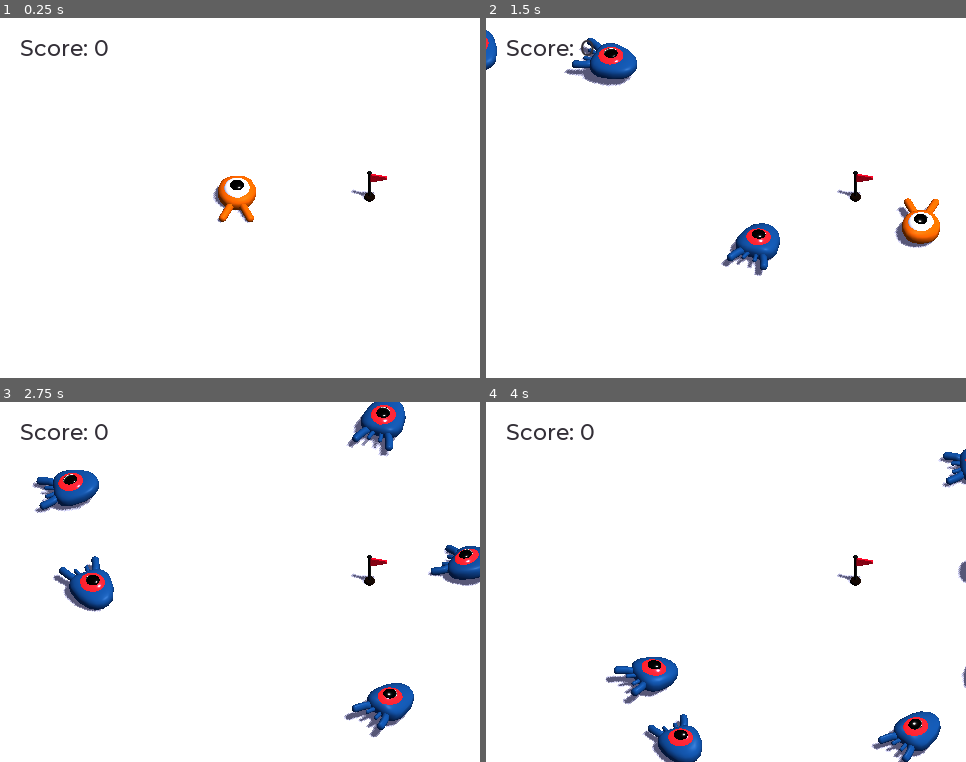
Above: before the commit, frames 1-4 (two rows, left to right).
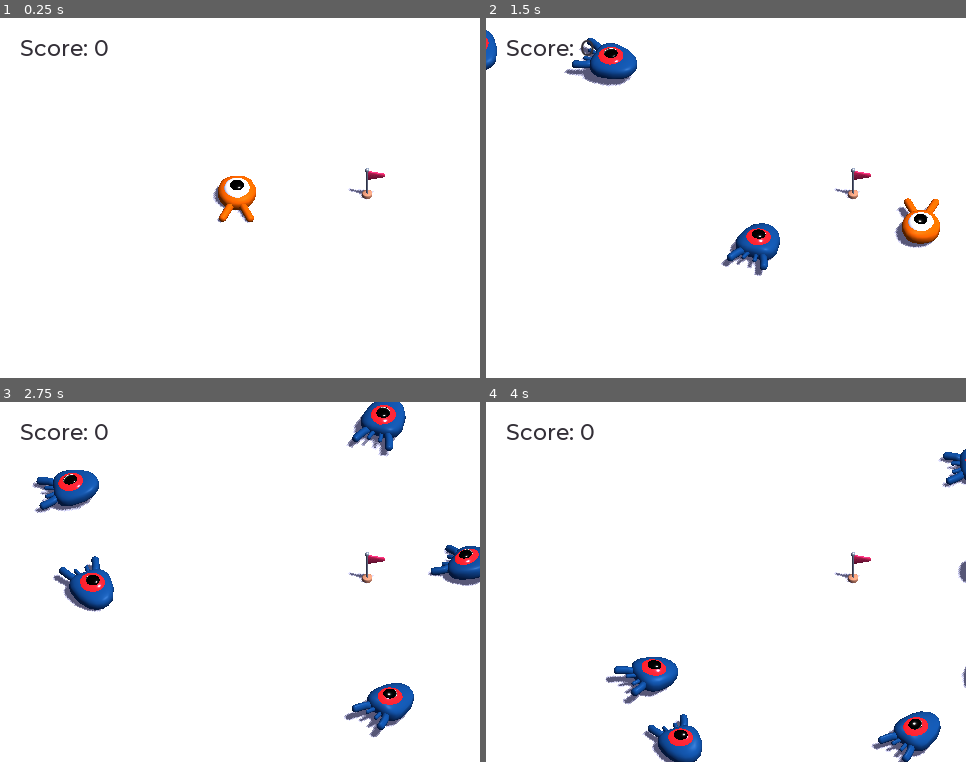
Above: after the commit, the same moments.

Repository: EmmaESD/game-godot
Game: Godot game, scene res://Main.tscn
Same seed, same stepped clock (60 frames per second), same inputs: the game is played once before the commit and once after it.
Inputs:
- Up to frame 1 (0.25 s): no input
- Up to frame 2 (1.5 s): tap Enter (ui_accept) at 0.5 s; hold Right (move_right) 0.53-1.28 s; tap Space (jump) at 0.77 s; hold Down (move_back) from 1.28 s (still down)
- Up to frame 3 (2.75 s): tap Space (jump) at 1.52 s; release Down (move_back) at 2.03 s; hold Right (move_right) from 2.03 s (still down)
- Up to frame 4 (4 s): release Right (move_right) at 2.78 s; hold Up (move_forward) 2.78-3.53 s; tap Space (jump) at 3.02, 3.77 s; hold Left (move_left) from 3.53 s (still down)

The runs differ from the first frame. In frame 1, 0.2% of the frame differs, in the area x 72-81%, y 41-52%; in frame 2, 0.2%; in frame 3, 0.2%; in frame 4, 0.2%.
Error after the commit: Attempt to call function 'connect' in base 'null instance' on a null instance. (res://Player.gd:55)

Commit message:
new flag

Diff:
--- a/dodge_the_creeps_3d/Finish.gd
+++ /dev/null
@@ -1,16 +0,0 @@
-extends KinematicBody
-
-
-# Declare member variables here. Examples:
-# var a = 2
-# var b = "text"
-
-
-# Called when the node enters the scene tree for the first time.
-func _ready():
-	pass # Replace with function body.
-
-
-# Called every frame. 'delta' is the elapsed time since the previous frame.
-#func _process(delta):
-#	pass
--- a/dodge_the_creeps_3d/Finish.tscn
+++ b/dodge_the_creeps_3d/Finish.tscn
@@ -1,11 +1,13 @@
 [gd_scene load_steps=3 format=2]
 
-[ext_resource path="res://assets/KayKit Mini-Game Variety Pack 1.2 2/Models/fbx/flag_teamRed.fbx" type="PackedScene" id=1]
-[ext_resource path="res://Finish.gd" type="Script" id=2]
+[ext_resource path="res://assets/KayKit Mini-Game Variety Pack 1.2 2/Models/gltf/flag_teamRed.gltf.glb" type="PackedScene" id=1]
 
-[node name="Finish" type="KinematicBody"]
-script = ExtResource( 2 )
+[sub_resource type="BoxShape" id=1]
+extents = Vector3( 2.85953, 1.90461, 2.60613 )
 
-[node name="Flag" type="Spatial" parent="."]
+[node name="Finish" type="Area"]
 
-[node name="flag_teamRed" parent="Flag" instance=ExtResource( 1 )]
+[node name="CollisionShape" type="CollisionShape" parent="."]
+shape = SubResource( 1 )
+
+[node name="flag_teamRedgltf" parent="." instance=ExtResource( 1 )]
--- a/dodge_the_creeps_3d/Main.tscn
+++ b/dodge_the_creeps_3d/Main.tscn
@@ -98,9 +98,6 @@
 anchor_right = 1.0
 anchor_bottom = 1.0
 theme = ExtResource( 7 )
-__meta__ = {
-"_edit_use_anchors_": false
-}
 
 [node name="ScoreLabel" type="Label" parent="UserInterface"]
 margin_left = 20.0226
@@ -138,7 +135,8 @@
 environment = ExtResource( 4 )
 
 [node name="Finish" parent="." instance=ExtResource( 5 )]
-transform = Transform( 1, 0, 0, 0, 1, 0, 0, 0, 1, 7.02185, 0, 0 )
+transform = Transform( 1, 0, 0, 0, 1, 0, 0, 0, 1, 6.89595, 0.0793643, -0.120982 )
 
 [connection signal="hit" from="Player" to="." method="_on_Player_hit"]
+[connection signal="hit" from="Player" to="Finish" method="_on_Player_hit"]
 [connection signal="timeout" from="MobTimer" to="." method="_on_MobTimer_timeout"]
--- a/dodge_the_creeps_3d/Mob.tscn
+++ b/dodge_the_creeps_3d/Mob.tscn
@@ -34,9 +34,7 @@
 "values": [ Vector3( -5.0326, 0, 0 ), Vector3( 10, 0, 0 ), Vector3( -10, 0, 0 ) ]
 }
 
-[node name="Mob" type="KinematicBody" groups=[
-"mob",
-]]
+[node name="Mob" type="KinematicBody" groups=["mob"]]
 transform = Transform( 1, 0, 0, 0, 1, 0, 0, 0, 1, 0, 0.0114588, 0 )
 collision_layer = 2
 collision_mask = 2147483648
@@ -58,4 +56,5 @@
 [node name="AnimationPlayer" type="AnimationPlayer" parent="."]
 autoplay = "float"
 anims/float = SubResource( 2 )
+
 [connection signal="screen_exited" from="VisibilityNotifier" to="." method="_on_VisibilityNotifier_screen_exited"]
--- a/dodge_the_creeps_3d/Player.gd
+++ b/dodge_the_creeps_3d/Player.gd
@@ -1,7 +1,5 @@
 extends KinematicBody
-
 signal hit
-
 # How fast the player moves in meters per second.
 export var speed = 14
 # Vertical impulse applied to the character upon jumping in meters per second.
@@ -10,10 +8,7 @@
 export var bounce_impulse = 16
 # The downward acceleration when in the air, in meters per second per second.
 export var fall_acceleration = 75
-
 var velocity = Vector3.ZERO
-
-
 func _physics_process(delta):
 	var direction = Vector3.ZERO
 	if Input.is_action_pressed("move_right"):
@@ -24,7 +19,6 @@
 		direction.z += 1
 	if Input.is_action_pressed("move_forward"):
 		direction.z -= 1
-
 	if direction != Vector3.ZERO:
 		# In the lines below, we turn the character when moving and make the animation play faster.
 		direction = direction.normalized()
@@ -32,20 +26,16 @@
 		$AnimationPlayer.playback_speed = 4
 	else:
 		$AnimationPlayer.playback_speed = 1
-
 	velocity.x = direction.x * speed
 	velocity.z = direction.z * speed
-
 	# Jumping.
 	if is_on_floor() and Input.is_action_just_pressed("jump"):
 		velocity.y += jump_impulse
-
 	# We apply gravity every frame so the character always collides with the ground when moving.
 	# This is necessary for the is_on_floor() function to work as a body can always detect
 	# the floor, walls, etc. when a collision happens the same frame.
 	velocity.y -= fall_acceleration * delta
 	velocity = move_and_slide(velocity, Vector3.UP)
-
 	# Here, we check if we landed on top of a mob and if so, we kill it and bounce.
 	# With move_and_slide(), Godot makes the body move sometimes multiple times in a row to
 	# smooth out the character's motion. So we have to loop over all collisions that may have
@@ -58,15 +48,13 @@
 			if Vector3.UP.dot(collision.normal) > 0.1:
 				mob.squash()
 				velocity.y = bounce_impulse
-
 	# This makes the character follow a nice arc when jumping
 	$Pivot.rotation.x = PI / 6 * velocity.y / jump_impulse
-
-
+func _ready():
+	# Connexion du signal de collision
+	$Area.connect("body_entered", self, "_on_Player_body_entered")
 func die():
 	emit_signal("hit")
 	queue_free()
-
-
-func _on_MobDetector_body_entered(_body):
+func _on_Player_body_entered(_body):
 	die()
--- a/dodge_the_creeps_3d/Player.tscn
+++ b/dodge_the_creeps_3d/Player.tscn
@@ -63,4 +63,5 @@
 [node name="AnimationPlayer" type="AnimationPlayer" parent="."]
 autoplay = "float"
 anims/float = SubResource( 3 )
+
 [connection signal="body_entered" from="MobDetector" to="." method="_on_MobDetector_body_entered"]
Not shown: 2 places in dodge_the_creeps_3d/Player.tscn that only renumber resources
